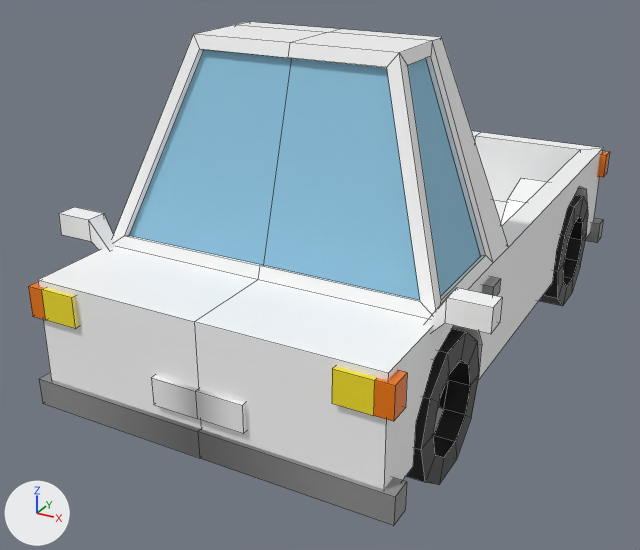
A saved change to the FBX model models/car-lowpoly-6.fbx.
Rendered twice from a camera (50 mm lens) standing at (2.55, -5.49, 3.16) and looking at (-0.24, -0.41, 0.62). Every picture has the same lights, and +X, +Y and +Z are marked at lower left. Mesh edges are drawn as thin lines.

The first picture shows 'car-lowpoly-6'.
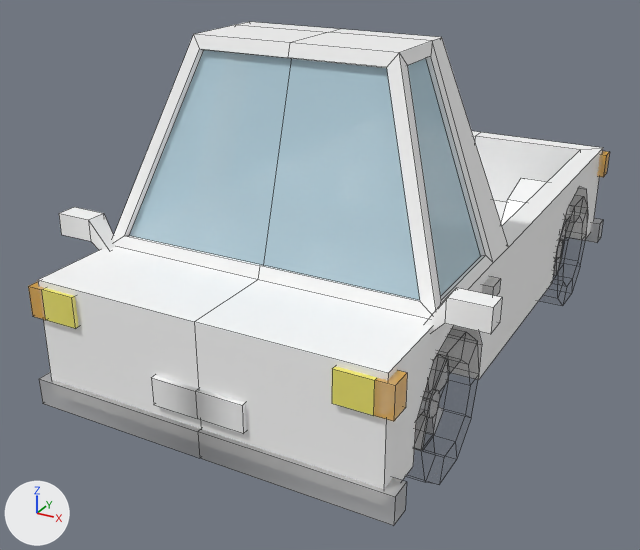
The newer file is also rescaled (x0.25) as a whole; pictures and numbers use the older file's frame.

Location of each change, [x1, y1, x2, y2] in pixels of the pictures (640 x 550 px):
'car-lowpoly-6', surface changed, recoloured: [28, 48, 610, 526] in both

What changed in the scene script:
```text
Change img_imphenziapalette01_png:
    img_imphenziapalette01_png: load_image('ImphenziaPalette01.png', '../materials/ImphenziaPalette01.png', 128, 128, 'sRGB') -> load_image('ImphenziaPalette01.png', '../materials/ImphenziaPalette01.png', 128, 128, 'Non-Color')
Add mat_car_001:
    mat_car_001 = bpy.data.materials.new('Car.001')
    # uses the picture img_imphenziapalette01_png
Change me_car_lowpoly_6:
    where me_car_lowpoly_6.from_pydata(...)  # 609 vertices, 524 faces; spans x -1.41..1.41, y -2.23..2.24, z 0.0..2.37
    remove me_car_lowpoly_6.materials.append(mat_car)  # picture img_imphenziapalette01_png
    add me_car_lowpoly_6.materials.append(mat_car_001)
```
